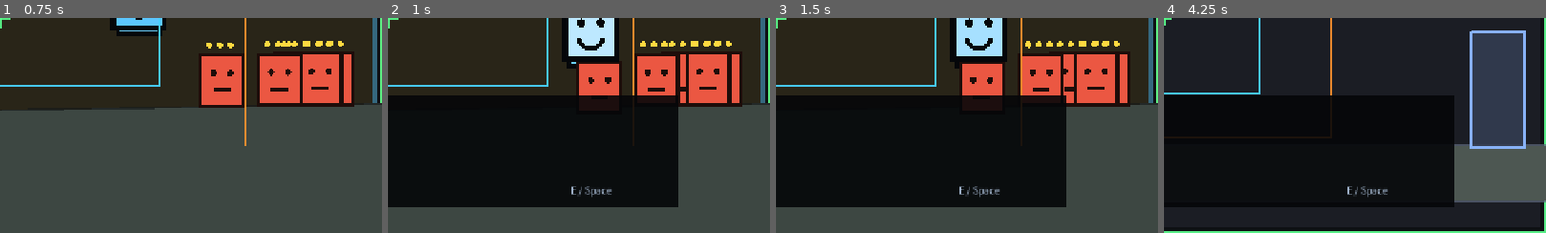
Above: before the commit, frames 1-4 (left to right).
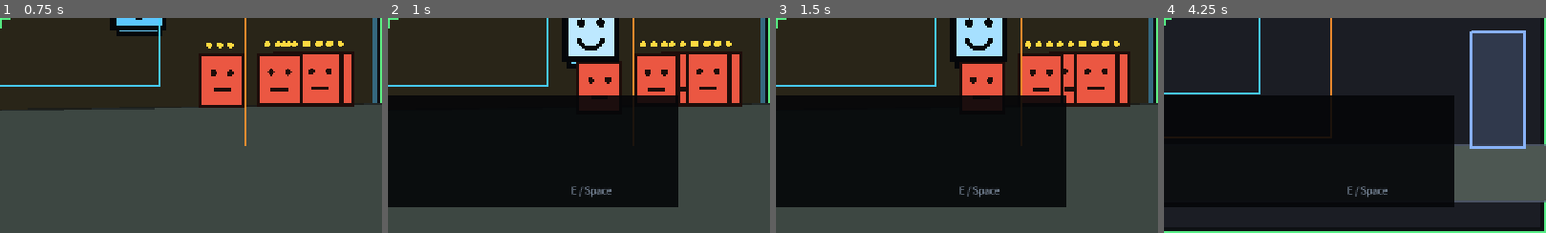
Above: after the commit, the same moments.

Repository: Drichar55555/Eudaimonia
Game: Godot game, scene res://scenes/main.tscn
Two runs of this game, one before a commit and one after it. Both use one fixed random seed, a clock stepped at 60 frames per second and the inputs below.
Inputs (mouse positions are % of the whole screen's width and height, from its top left):
- Up to frame 1 (0.75 s): tap Enter (ui_accept) at 0.5 s; move the mouse to (72, 45) at 0.52 s; hold Right (ui_right) from 0.53 s (still down); hold E from 0.53 s (still down); click (72, 45) at 0.67 s
- Up to frame 2 (1 s): keep holding Right (ui_right); keep holding E; tap Enter (ui_accept) at 0.77 s
- Up to frame 3 (1.5 s): keep holding Right (ui_right); move the mouse to (30, 55) at 1.27 s; release E at 1.28 s; tap Space at 1.35 s
- Up to frame 4 (4.25 s): tap Enter (ui_accept) at 1.52, 3.02, 3.77 s; move the mouse to (60, 28) at 2.02 s; release Right (ui_right) at 2.03 s; hold Left (ui_left) 2.03-2.78 s; hold 1 2.03-2.78 s; move the mouse to (45, 70) at 2.77 s; hold Right (ui_right) from 2.78 s (still down); tap 2 at 2.85 s; click (45, 70) at 2.92 s; move the mouse to (80, 65) at 3.52 s; hold 3 from 3.53 s (still down)
The pictures show only the part of the screen within x 50-100%, y 50-100%; the shares and areas given below are measured in that part.

Frame 1 is identical in both runs. In frame 2, 0.1% of the frame differs, in the area x 48-58%, y 78-84%; in frame 3, 0.1%; in frame 4, 0.1%.

Commit message:
Add soul lamp mask affinity healing

Diff:
--- a/scenes/main.tscn
+++ b/scenes/main.tscn
@@ -40,7 +40,13 @@
 size = Vector2(1414.25, 792.5)
 
 [sub_resource type="RectangleShape2D" id="RectangleShape2D_choun"]
-size = Vector2(1084.5, 1204.5)
+size = Vector2(1369.25, 1201.25)
+
+[sub_resource type="RectangleShape2D" id="RectangleShape2D_death_room"]
+size = Vector2(960, 540)
+
+[sub_resource type="RectangleShape2D" id="RectangleShape2D_death_return_gate"]
+size = Vector2(90, 150)
 
 [sub_resource type="CircleShape2D" id="CircleShape2D_save_point"]
 radius = 96.0
@@ -48,14 +54,9 @@
 [sub_resource type="RectangleShape2D" id="RectangleShape2D_player"]
 size = Vector2(36, 36)
 
-[sub_resource type="RectangleShape2D" id="RectangleShape2D_death_room"]
-size = Vector2(960, 540)
-
-[sub_resource type="RectangleShape2D" id="RectangleShape2D_death_return_gate"]
-size = Vector2(90, 150)
-
 [sub_resource type="SystemFont" id="SystemFont_dialogue"]
 font_names = PackedStringArray("Arial Unicode MS", "PingFang SC", "Heiti SC", "Noto Sans CJK SC")
+subpixel_positioning = 0
 
 [node name="Main" type="Node2D" unique_id=1069334800]
 
@@ -83,7 +84,7 @@
 
 [node name="Background" type="Polygon2D" parent="." unique_id=74526128]
 z_index = -100
-position = Vector2(263.93747, -1137.1006)
+position = Vector2(174.99997, -1130.0001)
 scale = Vector2(1.6497395, 1.5511242)
 color = Color(0.055, 0.062, 0.075, 1)
 polygon = PackedVector2Array(-1200, -800, 3600, -800, 3600, 517.4121, 3600, 1800, -1200, 1800)
@@ -147,7 +148,7 @@
 debug_color = Color(0.36, 0.76, 0.92, 0.5)
 
 [node name="CollisionShape2D" type="CollisionShape2D" parent="Rooms/1-4" unique_id=456369310]
-position = Vector2(3962, -259)
+position = Vector2(4104.375, -257.375)
 shape = SubResource("RectangleShape2D_choun")
 
 [node name="DeathSpaceRoom" type="Area2D" parent="Rooms" unique_id=1547800001]
@@ -168,7 +169,7 @@
 [node name="DeathSpaceTerrain" type="StaticBody2D" parent="Level/DeathSpace" unique_id=1547800011]
 script = ExtResource("8_terrain_visual")
 ground_color = Color(0.12, 0.13, 0.16, 1)
-outline_color = Color(0.36, 0.40, 0.48, 0.72)
+outline_color = Color(0.36, 0.4, 0.48, 0.72)
 
 [node name="DeathFloorCollision" type="CollisionPolygon2D" parent="Level/DeathSpace/DeathSpaceTerrain" unique_id=1547800012]
 build_mode = 1
@@ -177,7 +178,6 @@
 [node name="DeathReturnGate" type="Area2D" parent="Level/DeathSpace" unique_id=1547800013]
 position = Vector2(8420, 450)
 collision_layer = 0
-collision_mask = 1
 
 [node name="CollisionShape2D" type="CollisionShape2D" parent="Level/DeathSpace/DeathReturnGate" unique_id=1547800014]
 shape = SubResource("RectangleShape2D_death_return_gate")
@@ -204,6 +204,8 @@
 
 [node name="DemoSoulLamp" parent="Level/SoulLamps" unique_id=1547600001 instance=ExtResource("23_soul_lamp")]
 position = Vector2(2247, 666)
+flame_color = Color(0.6, 1, 0.72, 0.95)
+glow_color = Color(0.44, 1, 0.62, 0.18)
 save_manager_path = NodePath("../../../SaveManager")
 
 [node name="Mechanisms" type="Node2D" parent="Level" unique_id=1547100000]
@@ -247,6 +249,20 @@
 button_mode = 2
 detect_player_weapons = false
 
+[node name="DemoMovingWall4" parent="Level/Mechanisms" unique_id=466419786 instance=ExtResource("15_mechanism_wall")]
+position = Vector2(3437, -394)
+collision_mask = 0
+target_offset = Vector2(0, -200)
+move_time = 1.0
+break_animation_time = 0.3
+restore_animation_time = 0.15000000000000002
+
+[node name="DemoButton4" parent="Level/Mechanisms" unique_id=2138327210 instance=ExtResource("16_mechanism_button")]
+position = Vector2(4437, -325)
+moving_wall_path = NodePath("../DemoMovingWall2")
+button_mode = 1
+detect_player_weapons = false
+
 [node name="Tombstones" type="Node2D" parent="Level" unique_id=1547200000]
 
 [node name="EudaTombstone" parent="Level/Tombstones" unique_id=1547200001 instance=ExtResource("17_tombstone")]
@@ -266,6 +282,11 @@
 build_mode = 1
 polygon = PackedVector2Array(-136, 22, -109, -10, -99, 16, -90, -10, -73, 18, -58, 8, -49, 21, -31, -7, -16, 21, 13, -15, 27, 17, 39, -14, 50, 19, 72, -17, 76, 16, 88, -5, 96, 32, -136, 33)
 
+[node name="SpikeCollision2" type="CollisionPolygon2D" parent="Level/SpikeBlocks" unique_id=861374387]
+position = Vector2(1550, -71)
+build_mode = 1
+polygon = PackedVector2Array(-136, 22, -109, -10, -99, 16, -90, -10, -73, 18, -58, 8, -49, 21, -31, -7, -16, 21, 13, -15, 27, 17, 39, -14, 50, 19, 72, -17, 76, 16, 88, -5, 103, 19, 124, -12, 156, 20, 173, -8, 194, 16, 214, -28, 231, 6, 248, -18, 269, 12, 282, -17, 304, 24, -136, 33)
+
 [node name="Pushables" type="Node2D" parent="Level" unique_id=1547400000]
 
 [node name="DemoPushBox" parent="Level/Pushables" unique_id=1547400001 instance=ExtResource("20_push_box")]
@@ -289,7 +310,7 @@
 [node name="WallCollision" type="CollisionPolygon2D" parent="Level/Terrain" unique_id=222913767]
 position = Vector2(-456, -23)
 build_mode = 1
-polygon = PackedVector2Array(2307, 236, 2307, 106, 1867, -14, 2309, -25, 2314, -311, 4451, -301, 4451, -225, 2535, -225, 2536, 280, 2659, 280, 2995, 431, 2539, 428, 2539, 544, 1463, 552, 1464, 322, 1343, 309, 1349, 239)
+polygon = PackedVector2Array(2307, 236, 2307, 106, 1867, -14, 2309, -25, 2310, -230, 2179, -230, 2178, -293, 4451, -301, 4451, -225, 2535, -225, 2536, 280, 2659, 280, 2995, 431, 2539, 428, 2539, 544, 1463, 552, 1464, 322, 1343, 309, 1349, 239)
 
 [node name="FloatingRockCollision" type="CollisionPolygon2D" parent="Level/Terrain" unique_id=408602743]
 build_mode = 1
@@ -298,7 +319,7 @@
 [node name="GroundCollision2" type="CollisionPolygon2D" parent="Level/Terrain" unique_id=1933789124]
 position = Vector2(-3, 0)
 build_mode = 1
-polygon = PackedVector2Array(2826, 670, 2824, 771, 3492, 777, 3496, 224, 3646, 221, 3647, 142, 2404, 138, 2407, 172, 3355.3755, 209.12094, 3357, 522, 3177, 518)
+polygon = PackedVector2Array(2826, 670, 2824, 771, 3492, 777, 3496, 224, 3646, 221, 3647, 142, 3109, 142, 3109, 202, 3355.3755, 209.12094, 3357, 522, 3177, 518)
 
 [node name="GroundCollision3" type="CollisionPolygon2D" parent="Level/Terrain" unique_id=1804658867]
 position = Vector2(1043, -539)
@@ -333,7 +354,7 @@
 [node name="GroundCollision9" type="CollisionPolygon2D" parent="Level/Terrain" unique_id=1436830489]
 position = Vector2(-2944, -934)
 build_mode = 1
-polygon = PackedVector2Array(1932, -270, 1937, 706, 3440, 706, 3485, 671, 2129, 656, 2133, 333, 2516, 322, 2519, 280, 2132, 276, 2136, -23, 2674, -19, 2675, -63, 2138, -65, 2138, -268)
+polygon = PackedVector2Array(1940, -377, 1937, 706, 3440, 706, 3485, 671, 2129, 656, 2133, 333, 2516, 322, 2519, 280, 2132, 276, 2136, -23, 2674, -19, 2675, -63, 2138, -65, 2143, -433, 3660, -439, 3651, -282, 3848, -277, 3844, -635, 1924, -613, 1202, -602, 1207, -364)
 
 [node name="GroundCollision11" type="CollisionPolygon2D" parent="Level/Terrain" unique_id=1138968350]
 position = Vector2(-3105, -1321)
@@ -346,9 +367,9 @@
 polygon = PackedVector2Array(2838, 671, 2890, 711, 2971, 707, 3008, 673)
 
 [node name="GroundCollision13" type="CollisionPolygon2D" parent="Level/Terrain" unique_id=1601121876]
-position = Vector2(-2263, -1353)
-build_mode = 1
-polygon = PackedVector2Array(2838, 671, 2890, 711, 3010, 709, 3018, 907, 2822, 909, 2864, 954, 3019, 955, 3019, 1126, 3286, 1129, 3297, 1392, 3349, 1393, 3349, 1092, 3463, 1092, 3465, 1023, 3196, 1027, 3198, 668)
+position = Vector2(-2262, -1354)
+build_mode = 1
+polygon = PackedVector2Array(2838, 671, 2890, 711, 3010, 709, 3018, 907, 2822, 909, 2864, 954, 3019, 955, 3019, 1126, 3286, 1129, 3297, 1392, 3349, 1393, 3348, 1236, 3468, 1236, 3466, 1195, 3344, 1196, 3346, 1062, 3196, 1064, 3198, 668)
 
 [node name="GroundCollision14" type="CollisionPolygon2D" parent="Level/Terrain" unique_id=1897127467]
 position = Vector2(-2543, -1455)
@@ -358,7 +379,7 @@
 [node name="GroundCollision15" type="CollisionPolygon2D" parent="Level/Terrain" unique_id=988818799]
 position = Vector2(-2246, -1522)
 build_mode = 1
-polygon = PackedVector2Array(2838, 671, 2890, 711, 3368, 718, 3362, 669)
+polygon = PackedVector2Array(2838, 671, 2890, 711, 3477, 714, 3483, -56, 3396, -56, 3393, 668)
 
 [node name="GroundCollision16" type="CollisionPolygon2D" parent="Level/Terrain" unique_id=944428195]
 position = Vector2(-2440, -1670)
@@ -369,6 +390,31 @@
 position = Vector2(1136, -1022)
 build_mode = 1
 polygon = PackedVector2Array(3251, 697, 3251, 773, 3654, 776, 3652, 697)
+
+[node name="GroundCollision17" type="CollisionPolygon2D" parent="Level/Terrain" unique_id=972244748]
+position = Vector2(-1463, -985)
+build_mode = 1
+polygon = PackedVector2Array(2824, 673, 2824, 733, 3009, 733, 3009, 670, 2887, 670, 2881, 139, 2827, 140, 2826, 293, 2398, 299, 2399, 345, 2823, 343)
+
+[node name="GroundCollision18" type="CollisionPolygon2D" parent="Level/Terrain" unique_id=2099908854]
+position = Vector2(554, -1640)
+build_mode = 1
+polygon = PackedVector2Array(683, 62, 675, 530, 2801, 532, 2804.9282, 729.1131, 2491, 728, 2494, 816, 2807, 820, 2812, 1084, 2941, 1082, 2937, 541, 4261, 549, 4273, 97)
+
+[node name="GroundCollision19" type="CollisionPolygon2D" parent="Level/Terrain" unique_id=948191119]
+position = Vector2(-229, -1585)
+build_mode = 1
+polygon = PackedVector2Array(2509, 673, 2506, 994, 3014, 992, 3008, 673)
+
+[node name="GroundCollision20" type="CollisionPolygon2D" parent="Level/Terrain" unique_id=1671593562]
+position = Vector2(-84, -530)
+build_mode = 1
+polygon = PackedVector2Array(2486, 667, 2544, 702, 3030, 727, 3027, 674)
+
+[node name="GroundCollision21" type="CollisionPolygon2D" parent="Level/Terrain" unique_id=518429492]
+position = Vector2(-3268, -1884)
+build_mode = 1
+polygon = PackedVector2Array(2838, 671, 2839, 712, 3301, 713, 3299, 667)
 
 [node name="GhostBlocks" type="StaticBody2D" parent="Level" unique_id=1943537721]
 collision_layer = 8
@@ -396,12 +442,35 @@
 scale = Vector2(1.89523, 1.0000002)
 polygon = PackedVector2Array(2220.8386, 323.99997, 2428.7288, 324.99997, 2429.2566, 400.99997, 2220.8386, 401.99997)
 
+[node name="GhostBlockCollision7" type="CollisionPolygon2D" parent="Level/GhostBlocks" unique_id=116480496]
+position = Vector2(-1717, -1240)
+scale = Vector2(1.89523, 1.0000002)
+polygon = PackedVector2Array(2372.2712, 327.99988, 2513.6787, 327.99997, 2514.2063, 414.99988, 2372.7988, 414.99988)
+
+[node name="GhostBlockCollision8" type="CollisionPolygon2D" parent="Level/GhostBlocks" unique_id=1649054108]
+position = Vector2(-3041, -644.00006)
+scale = Vector2(1.89523, 1.0000002)
+polygon = PackedVector2Array(2420.2866, 327.99997, 2513.6787, 327.99997, 2513.6787, 391.99994, 2420.2866, 391.99994)
+
+[node name="GhostBlockCollision9" type="CollisionPolygon2D" parent="Level/GhostBlocks" unique_id=554993278]
+position = Vector2(-3078, -1174)
+scale = Vector2(1.89523, 1.0000002)
+polygon = PackedVector2Array(2372.2712, 327.99988, 2827.0972, 326.99988, 2826.5696, 408.99988, 2372.7988, 414.99988)
+
+[node name="GhostBlockCollision10" type="CollisionPolygon2D" parent="Level/GhostBlocks" unique_id=1584775330]
+position = Vector2(903, -180)
+polygon = PackedVector2Array(2040, 324, 2203, 322, 2203, 382, 2043, 377)
+
+[node name="GhostBlockCollision11" type="CollisionPolygon2D" parent="Level/GhostBlocks" unique_id=1614560282]
+position = Vector2(-1722, -1558)
+polygon = PackedVector2Array(1949, 336, 2152, 338, 2153, 375, 1952, 376)
+
 [node name="Enemies" type="Node2D" parent="Level" unique_id=1351491580]
 z_index = 80
 z_as_relative = false
 
 [node name="EnemyGhost" parent="Level/Enemies" unique_id=990300514 instance=ExtResource("11_enemy")]
-position = Vector2(3285, 79)
+position = Vector2(4049, -28)
 collision_mask = 9
 vision_range = Vector2(360, 170)
 can_touch_ghost_blocks = true
@@ -435,6 +504,10 @@
 can_touch_ghost_blocks = true
 body_color = Color(0.42, 0.58, 1, 1)
 edge_color = Color(0.04, 0.08, 0.18, 1)
+
+[node name="EnemyNormal7" parent="Level/Enemies" unique_id=1573298062 instance=ExtResource("11_enemy")]
+position = Vector2(3225, 108)
+vision_range = Vector2(360, 170)
 
 [node name="Player" type="CharacterBody2D" parent="." unique_id=1842820891]
 z_index = 50
--- a/scripts/player.gd
+++ b/scripts/player.gd
@@ -249,6 +249,23 @@
 func get_max_mask_health() -> int:
 	return max_health_per_mask
 
+func restore_mask_health(mask_state_value: int) -> bool:
+	var state := clampi(mask_state_value, MaskState.NO_MASK, MaskState.GHOST_MASK)
+	if state != MaskState.NO_MASK and not is_mask_state_unlocked(state):
+		return false
+	if int(mask_health[state]) >= max_health_per_mask:
+		return false
+	mask_health[state] = max_health_per_mask
+	mask_health_changed.emit(state, get_mask_health(state), max_health_per_mask)
+	return true
+
+func restore_soul_lamp_energy(mask_state_value: int) -> bool:
+	var did_restore := restore_mask_health(MaskState.NO_MASK)
+	var state := clampi(mask_state_value, MaskState.NO_MASK, MaskState.GHOST_MASK)
+	if state != MaskState.NO_MASK:
+		did_restore = restore_mask_health(state) or did_restore
+	return did_restore
+
 func save_checkpoint(checkpoint_position: Vector2 = Vector2.INF) -> void:
 	var save_manager := _save_manager()
 	if save_manager != null and save_manager.has_method("request_save"):
--- a/scripts/soul_lamp.gd
+++ b/scripts/soul_lamp.gd
@@ -1,5 +1,14 @@
 @tool
 extends "res://scripts/save_point.gd"
+
+enum SoulMask { EUDA_MASK = 1, GHOST_MASK = 2 }
+
+@export_group("Soul")
+@export_enum("Euda Mask", "Ghost Mask") var soul_mask_state := 0:
+	set(value):
+		soul_mask_state = value
+		_update_soul_colors()
+		queue_redraw()
 
 @export_group("Soul Lamp Visual")
 @export var lamp_color := Color(0.22, 0.28, 0.26, 1.0):
@@ -26,6 +35,29 @@
 	set(value):
 		lamp_width = maxf(value, 14.0)
 		queue_redraw()
+
+func _ready() -> void:
+	_update_soul_colors()
+	super._ready()
+
+func _try_start_save(player: Node) -> void:
+	_restore_player_energy(player)
+	super._try_start_save(player)
+
+func _restore_player_energy(player: Node) -> void:
+	if player != null and player.has_method("restore_soul_lamp_energy"):
+		player.call("restore_soul_lamp_energy", _mask_state_value())
+
+func _mask_state_value() -> int:
+	return SoulMask.GHOST_MASK if soul_mask_state == 1 else SoulMask.EUDA_MASK
+
+func _update_soul_colors() -> void:
+	if soul_mask_state == 1:
+		flame_color = Color(0.72, 0.92, 1.0, 0.95)
+		glow_color = Color(0.50, 0.72, 1.0, 0.18)
+		return
+	flame_color = Color(0.60, 1.0, 0.72, 0.95)
+	glow_color = Color(0.44, 1.0, 0.62, 0.18)
 
 func _draw() -> void:
 	_draw_lamp()
Not shown: 4 places in scenes/main.tscn that only renumber resources
Not shown, changed: README.md
